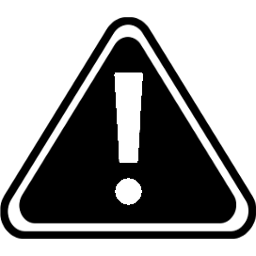
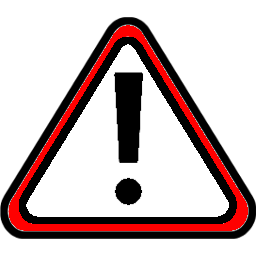
The second 256x256 image is a revision of the first. Changes to its layers:
removed layer "noun_175057_cc.png copy #2" over 113, 72, 144, 206
renamed "noun_175057_cc.png copy #1" to "Layer", hid it, painted on it, masked it over 8, 25, 248, 231
painted on "noun_175057_cc.png" over 8, 25, 248, 231
removed layer "noun_175057_cc.png copy" over 8, 25, 248, 231
